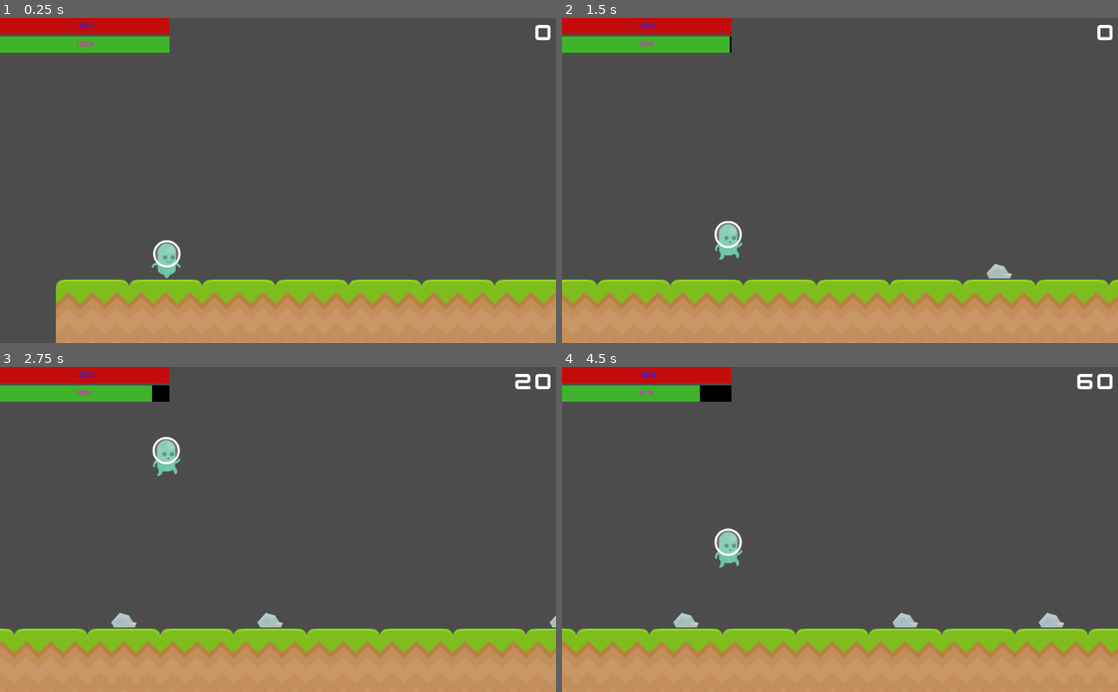
Above: before the commit, frames 1-4 (two rows, left to right).
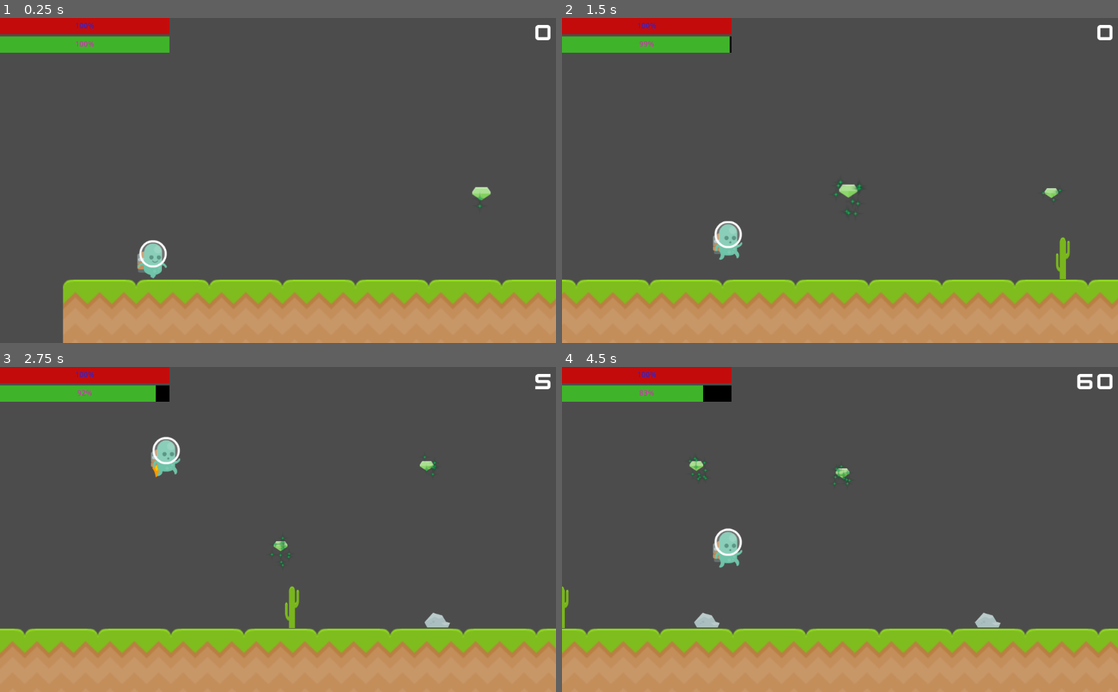
Above: after the commit, the same moments.

Repository: MarianoRamborger/Small
Game: Godot game, scene res://Scenes/Main.tscn
Two runs of this game, one before a commit and one after it. Both use one fixed random seed, a clock stepped at 60 frames per second and the inputs below.
Inputs:
- Up to frame 1 (0.25 s): no input
- Up to frame 2 (1.5 s): hold Keypad 0 (Jump) 0.53-1.28 s; tap Keypad 0 (Jump) at 1.35 s
- Up to frame 3 (2.75 s): tap Keypad 0 (Jump) at 1.52, 1.82 s; hold Keypad 0 (Jump) from 2.03 s (still down)
- Up to frame 4 (4.5 s): release Keypad 0 (Jump) at 2.78 s; tap Keypad 0 (Jump) at 2.85, 3.02, 3.32, 4.35 s; hold Keypad 0 (Jump) 3.53-4.28 s

The runs differ from the first frame. In frame 1, 3.0% of the frame differs, in the area x 10-100%, y 51-100%; in frame 2, 2.0%; in frame 3, 3.6%, in the area x 0-100%, y 2-89%; in frame 4, 3.6%.

Commit message:
basic setup

Diff:
--- /dev/null
+++ b/Prefabs/Enemies/Hazards/Cactus/Cactus.tscn
@@ -0,0 +1,23 @@
+[gd_scene load_steps=4 format=2]
+
+[ext_resource path="res://Prefabs/Enemies/Hazards/Cactus/cactus.png" type="Texture" id=1]
+[ext_resource path="res://Prefabs/Enemies/Hazards/Rock/Rock.tscn" type="PackedScene" id=2]
+
+[sub_resource type="RectangleShape2D" id=1]
+extents = Vector2( 14.2857, 480.714 )
+
+[node name="Area2D" instance=ExtResource( 2 )]
+points = 35
+
+[node name="Sprite" parent="." index="1"]
+position = Vector2( 0, -34.2857 )
+scale = Vector2( 1, 2 )
+texture = ExtResource( 1 )
+
+[node name="CollisionPolygon2D" parent="." index="2"]
+scale = Vector2( 0.852919, 1.03063 )
+polygon = PoolVector2Array( 10.0495, 33.2666, 10.0495, -16.6333, 20.099, -22.1778, 23.4489, -33.2666, 23.4489, -63.7611, 20.099, -66.5333, 16.7492, -66.5333, 13.3994, -63.7611, 13.3994, -36.0389, 10.0495, -36.0389, 10.0495, -63.7611, 6.69968, -74.85, 0, -74.85, -6.69968, -74.85, -10.0495, -66.5333, -10.0495, -19.4055, -13.3994, -19.4055, -13.3994, -30.4944, -16.7492, -33.2666, -20.099, -33.2666, -23.4489, -30.4944, -23.4489, 2.77222, -10.0495, 16.6333, -10.0495, 33.2666 )
+
+[node name="CollisionShape2D" parent="PointsArea" index="0"]
+position = Vector2( 40, -445.714 )
+shape = SubResource( 1 )
--- a/Prefabs/Enemies/Hazards/Rock/Rock.gd
+++ b/Prefabs/Enemies/Hazards/ImmobileHazard.gd
@@ -1,12 +1,13 @@
 extends Area2D
 
+export var points = 20
 
 func _on_Area2D_area_entered(area):
 	if area.name == "Player_Hitbox":
-		area.get_parent().hurt()
+		area.hurt()
 		$PointsArea.monitoring = false
 
 
 func _on_PointsArea_area_entered(area):
 	if area.name == "Player_Hitbox":
-		get_tree().call_group("GameManager", "score_up", 20  )
+		get_tree().call_group("GameManager", "score_up", points  )
--- a/Prefabs/Enemies/Hazards/Rock/Rock.tscn
+++ b/Prefabs/Enemies/Hazards/Rock/Rock.tscn
@@ -1,7 +1,7 @@
 [gd_scene load_steps=5 format=2]
 
 [ext_resource path="res://Prefabs/Enemies/Hazards/Rock/rock.png" type="Texture" id=1]
-[ext_resource path="res://Prefabs/Enemies/Hazards/Rock/Rock.gd" type="Script" id=2]
+[ext_resource path="res://Prefabs/Enemies/Hazards/ImmobileHazard.gd" type="Script" id=2]
 
 [sub_resource type="RectangleShape2D" id=2]
 extents = Vector2( 34.2857, 19.8571 )
--- /dev/null
+++ b/Prefabs/Items/Fuel/Fuel.gd
@@ -0,0 +1,15 @@
+extends Area2D
+
+
+func play_pickup_animation():
+	$AnimationPlayer.play("picked_up")
+
+func picked_up():
+	queue_free()
+
+
+func _on_Fuel_Small_area_entered(area):
+	if area.name == "Player_Hitbox":
+		area.update_fuel(15)
+		play_pickup_animation()
+		get_tree().call_group("GameManager", "score_up", 5)
--- /dev/null
+++ b/Prefabs/Items/Fuel/Fuel.tscn
@@ -0,0 +1,127 @@
+[gd_scene load_steps=9 format=2]
+
+[ext_resource path="res://Prefabs/Items/Fuel/gemGreen.png" type="Texture" id=1]
+[ext_resource path="res://Prefabs/Items/Fuel/star_04.png" type="Texture" id=2]
+[ext_resource path="res://Prefabs/Items/Fuel/Fuel.gd" type="Script" id=3]
+
+[sub_resource type="SpriteFrames" id=6]
+animations = [ {
+"frames": [ ExtResource( 1 ) ],
+"loop": true,
+"name": "default",
+"speed": 5.0
+} ]
+
+[sub_resource type="RectangleShape2D" id=1]
+extents = Vector2( 22, 15.5 )
+
+[sub_resource type="ParticlesMaterial" id=2]
+emission_shape = 1
+emission_sphere_radius = 300.0
+flag_disable_z = true
+gravity = Vector3( 0, 98, 0 )
+orbit_velocity = 0.0
+orbit_velocity_random = 0.0
+color = Color( 0.0862745, 0.85098, 0.396078, 1 )
+
+[sub_resource type="Animation" id=4]
+resource_name = "Default"
+length = 2.0
+tracks/0/type = "value"
+tracks/0/path = NodePath(".:position")
+tracks/0/interp = 1
+tracks/0/loop_wrap = true
+tracks/0/imported = false
+tracks/0/enabled = true
+tracks/0/keys = {
+"times": PoolRealArray( 0, 1, 2 ),
+"transitions": PoolRealArray( 1, 1, 1 ),
+"update": 0,
+"values": [ Vector2( 0, 0 ), Vector2( 0, -25 ), Vector2( 0, 0 ) ]
+}
+
+[sub_resource type="Animation" id=5]
+resource_name = "picked_up"
+length = 0.5
+tracks/0/type = "value"
+tracks/0/path = NodePath(".:position")
+tracks/0/interp = 1
+tracks/0/loop_wrap = true
+tracks/0/imported = false
+tracks/0/enabled = true
+tracks/0/keys = {
+"times": PoolRealArray( 0, 0.5 ),
+"transitions": PoolRealArray( 1, 1 ),
+"update": 0,
+"values": [ Vector2( 0, 0 ), Vector2( 0, -30 ) ]
+}
+tracks/1/type = "value"
+tracks/1/path = NodePath("Sprite:modulate")
+tracks/1/interp = 1
+tracks/1/loop_wrap = true
+tracks/1/imported = false
+tracks/1/enabled = true
+tracks/1/keys = {
+"times": PoolRealArray( 0, 0.5 ),
+"transitions": PoolRealArray( 1, 1 ),
+"update": 0,
+"values": [ Color( 1, 1, 1, 1 ), Color( 1, 1, 1, 0 ) ]
+}
+tracks/2/type = "value"
+tracks/2/path = NodePath("Particles2D:emitting")
+tracks/2/interp = 1
+tracks/2/loop_wrap = true
+tracks/2/imported = false
+tracks/2/enabled = true
+tracks/2/keys = {
+"times": PoolRealArray( 0, 0.5 ),
+"transitions": PoolRealArray( 1, 1 ),
+"update": 1,
+"values": [ true, false ]
+}
+tracks/3/type = "method"
+tracks/3/path = NodePath(".")
+tracks/3/interp = 1
+tracks/3/loop_wrap = true
+tracks/3/imported = false
+tracks/3/enabled = true
+tracks/3/keys = {
+"times": PoolRealArray( 0.5 ),
+"transitions": PoolRealArray( 1 ),
+"values": [ {
+"args": [  ],
+"method": "picked_up"
+} ]
+}
+
+[node name="Node2D" type="Node2D"]
+__meta__ = {
+"_editor_description_": "This needs to be parent, cause si es el area las animations de animationplayer resetean a la posicon global y te salen en cualquier lado"
+}
+
+[node name="Fuel (Small)" type="Area2D" parent="."]
+script = ExtResource( 3 )
+
+[node name="Sprite" type="AnimatedSprite" parent="Fuel (Small)"]
+scale = Vector2( 1.3, 1.3 )
+frames = SubResource( 6 )
+
+[node name="CollisionShape2D" type="CollisionShape2D" parent="Fuel (Small)"]
+position = Vector2( 0, -0.5 )
+shape = SubResource( 1 )
+
+[node name="Particles2D" type="Particles2D" parent="Fuel (Small)"]
+position = Vector2( 0, -1.00001 )
+scale = Vector2( 0.1, 0.1 )
+amount = 12
+lifetime = 3.0
+speed_scale = 2.0
+process_material = SubResource( 2 )
+texture = ExtResource( 2 )
+
+[node name="AnimationPlayer" type="AnimationPlayer" parent="Fuel (Small)"]
+autoplay = "Default"
+anims/Default = SubResource( 4 )
+anims/picked_up = SubResource( 5 )
+
+[connection signal="area_entered" from="Fuel (Small)" to="Fuel (Small)" method="_on_Fuel_Small_area_entered"]
--- a/Prefabs/Player/Player.tscn
+++ b/Prefabs/Player/Player.tscn
@@ -10,7 +10,11 @@
 [ext_resource path="res://Prefabs/Player/Sprites/walk/p1_walk03.png" type="Texture" id=8]
 [ext_resource path="res://Prefabs/Player/Sprites/walk/p1_walk06.png" type="Texture" id=9]
 [ext_resource path="res://Prefabs/Player/Sprites/p1_jump.png" type="Texture" id=10]
-[ext_resource path="res://Prefabs/Player/Player.gd" type="Script" id=11]
+[ext_resource path="res://Prefabs/Player/PlayerBody.gd" type="Script" id=11]
+[ext_resource path="res://Prefabs/Player/PlayerHitbox.gd" type="Script" id=12]
+[ext_resource path="res://Prefabs/Player/Sprites/jetpack/torch.png" type="Texture" id=13]
+[ext_resource path="res://Prefabs/Player/Sprites/jetpack/tochLit2.png" type="Texture" id=14]
+[ext_resource path="res://Prefabs/Player/Sprites/jetpack/tochLit.png" type="Texture" id=15]
 
 [sub_resource type="SpriteFrames" id=1]
 animations = [ {
@@ -19,14 +23,27 @@
 "name": "default",
 "speed": 5.0
 }, {
+"frames": [ ExtResource( 10 ) ],
+"loop": true,
+"name": "jump",
+"speed": 5.0
+}, {
 "frames": [ ExtResource( 2 ), ExtResource( 7 ), ExtResource( 8 ), ExtResource( 3 ), ExtResource( 6 ), ExtResource( 9 ), ExtResource( 4 ), ExtResource( 5 ) ],
 "loop": true,
 "name": "run",
 "speed": 30.0
+} ]
+
+[sub_resource type="SpriteFrames" id=4]
+animations = [ {
+"frames": [ ExtResource( 15 ), ExtResource( 14 ) ],
+"loop": true,
+"name": "on",
+"speed": 10.0
 }, {
-"frames": [ ExtResource( 10 ) ],
+"frames": [ ExtResource( 13 ) ],
 "loop": true,
-"name": "jump",
+"name": "off",
 "speed": 5.0
 } ]
 
@@ -46,7 +63,16 @@
 animation = "jump"
 playing = true
 
+[node name="Jetpack" type="AnimatedSprite" parent="AnimatedSprite"]
+show_behind_parent = true
+position = Vector2( -23, 16 )
+frames = SubResource( 4 )
+animation = "off"
+playing = true
+flip_v = true
+
 [node name="CollisionShape2D" type="CollisionShape2D" parent="."]
+visible = false
 shape = SubResource( 2 )
 
 [node name="Camera2D" type="Camera2D" parent="."]
@@ -60,6 +86,8 @@
 drag_margin_top = 1.0
 
 [node name="Player_Hitbox" type="Area2D" parent="."]
+script = ExtResource( 12 )
 
 [node name="CollisionShape2D" type="CollisionShape2D" parent="Player_Hitbox"]
+visible = false
 shape = SubResource( 3 )
--- a/Prefabs/Player/Player.gd
+++ b/Prefabs/Player/PlayerBody.gd
@@ -1,6 +1,6 @@
 extends KinematicBody2D
 
-export var SPEED = 300
+export var SPEED = 200
 export var GRAVITY = 20
 const WORLD_LIMIT = 10000 #BAJAR
 const UP = Vector2(0,-1)
@@ -53,8 +53,8 @@
 func on_floor_collision():
 	if is_on_floor():
 		jump_stamina = max_jump_stamina
-#		jetpack_stamina = max_jetpack_stamina
 		falling = false
+		$AnimatedSprite/Jetpack.play('off')
 
 func enforce_max_height():
 	if position.y < -500:
@@ -65,6 +65,7 @@
 	if Input.is_action_just_released("Jump"):
 		falling = true
 		jump_stamina = 0
+		$AnimatedSprite/Jetpack.play('off')
 
 	elif Input.is_action_pressed("Jump") and jump_stamina > 0:
 		position.y -= 5
@@ -73,12 +74,11 @@
 		jumping = true
 		$AnimatedSprite.play('jump')
 
+
 	elif Input.is_action_pressed("Jump") and jetpack_stamina > 0 and falling:
 		position.y -= 5
 		motion.y -=  21
 		jetpack_stamina -= 1
 		jumping = true
 		$AnimatedSprite.play('jump')
-
-func hurt():
-		hp -= 25
+		$AnimatedSprite/Jetpack.play('on')
--- /dev/null
+++ b/Prefabs/Player/PlayerHitbox.gd
@@ -0,0 +1,14 @@
+extends Area2D
+
+onready var parent = get_parent()
+
+
+func hurt(dmg = 25):
+		parent.hp -= dmg
+
+func update_fuel(fuel = 25):
+		parent.jetpack_stamina += fuel
+		if  parent.jetpack_stamina > parent.max_jetpack_stamina:
+				parent.jetpack_stamina = parent.max_jetpack_stamina
+		elif parent.jetpack_stamina < 0:
+			parent.jetpack_stamina = 0
--- /dev/null
+++ b/Scenes/Builders And Factories/HazardsFactory.gd
@@ -0,0 +1,44 @@
+extends Node2D
+
+var rock = load("res://Prefabs/Enemies/Hazards/Rock/Rock.tscn")
+var rng = RandomNumberGenerator.new()
+
+var ground_hazards = {
+	rock = {
+		prefab = load("res://Prefabs/Enemies/Hazards/Rock/Rock.tscn"),
+		posX = 0, posY = 48
+	},
+	cactus = {
+		prefab = load("res://Prefabs/Enemies/Hazards/Cactus/Cactus.tscn"),
+		posX = 0, posY = 48
+	}
+}
+
+
+
+
+
+var tiles_since_last_hazard = 0
+
+func _ready():
+	rng.randomize()
+
+
+func spawn(newTile, type = "Ground"):
+	if tiles_since_last_hazard > 0 :
+		var maybeHazard = rng.randi_range(
+			1 + tiles_since_last_hazard, 25)
+		if maybeHazard > 10:
+			tiles_since_last_hazard = 0
+			var newHazard
+			var newHazardInstance
+			if type == "Ground":
+				newHazard = ground_hazards[ground_hazards.keys()[rng.randi_range(0,len(ground_hazards) - 1)]]
+				newHazardInstance = newHazard.prefab.instance()
+			else :
+				newHazardInstance = rock.instance()
+			newTile.add_child(newHazardInstance)
+			newHazardInstance.position.y -=  newHazard.posY
+			newHazardInstance.position.x += rng.randi_range(-15,15)
+	else:
+		tiles_since_last_hazard += 1
--- /dev/null
+++ b/Scenes/Builders And Factories/ItemsFactory.gd
@@ -0,0 +1,28 @@
+extends Node2D
+
+
+var fuel = load("res://Prefabs/Items/Fuel/Fuel.tscn")
+
+
+var rng = RandomNumberGenerator.new()
+
+var tiles_since_last_item = 0
+
+func _ready():
+	rng.randomize()
+
+
+func spawn(newTile, type = "Air"):
+
+	if tiles_since_last_item > 0 :
+		var maybeItem = rng.randi_range(
+			1 + tiles_since_last_item, 25)
+		if maybeItem > 10:
+			tiles_since_last_item = 0
+			var newItem = fuel.instance()
+			newTile.add_child(newItem)
+			newItem.position.y = rng.randi_range(-100,-225)
+			newItem.scale.x = 0.3
+			newItem.scale.y = 0.3
+	else:
+		tiles_since_last_item += 1
--- a/Scenes/TerrainHandler.gd
+++ b/Scenes/Builders And Factories/WorldBuilder.gd
@@ -4,13 +4,14 @@
 # El visibilizador tendria que arrancar dentro de pantalla.
 # Then, al salir, deja de crear.
 # Al re-entrar, vuelve a crear so no problem.
-
-
+onready var Hazards_factory = $Factories/HazardsFactory
+onready var Items_factory = $Factories/ItemsFactory
+var Spawners
 export var create_at_X = 1225 #First tile shall be created here
 export var tile_lenght = 175
 var canCreate = true
 var tile = load("res://Prefabs/Floors/Basic/BasicFloor.tscn")
-var rock = load("res://Prefabs/Enemies/Hazards/Rock/Rock.tscn")
+
 var rng = RandomNumberGenerator.new()
 
 var wasLastRock = false
@@ -18,7 +19,7 @@
 func _ready():
 	pass # Replace with function body.
 	rng.randomize()
-
+	Spawners = [Hazards_factory, Items_factory] #Add enemies later
 
 func _physics_process(delta):
 	if canCreate:
@@ -31,19 +32,18 @@
 	canCreate = true
 
 
+
 func create_terrain():
+
 	var newTile = tile.instance()
 	newTile.position = Vector2(create_at_X,0)
 	get_parent().add_child(newTile)
-	if !wasLastRock :
-		var maybeRock = rng.randi_range(1, 20)
-		if maybeRock > 10:
-			wasLastRock = true
-			var newRock = rock.instance()
-			newTile.add_child(newRock)
-			newRock.position.y -=  48
-	else:
-		wasLastRock = false
+
+	# SWITCH THIS TO RNG
+	# Spawn at ground
+	Spawners[0].spawn(newTile, "Ground")
+	# Spawn on air
+	Spawners[1].spawn(newTile, "Air")
 
 	create_at_X += tile_lenght
 	position.x += tile_lenght
--- a/Scenes/Main.tscn
+++ b/Scenes/Main.tscn
@@ -1,11 +1,14 @@
-[gd_scene load_steps=8 format=2]
+[gd_scene load_steps=11 format=2]
 
 [ext_resource path="res://Prefabs/Floors/Basic/BasicFloor.tscn" type="PackedScene" id=1]
 [ext_resource path="res://Prefabs/Player/Player.tscn" type="PackedScene" id=2]
-[ext_resource path="res://Scenes/TerrainHandler.gd" type="Script" id=3]
-[ext_resource path="res://Scenes/EraserArea.gd" type="Script" id=4]
+[ext_resource path="res://Scenes/Builders And Factories/WorldBuilder.gd" type="Script" id=3]
+[ext_resource path="res://Scenes/Builders And Factories/EraserArea.gd" type="Script" id=4]
 [ext_resource path="res://Prefabs/UI/GameUI/GameUI.tscn" type="PackedScene" id=5]
-[ext_resource path="res://Scenes/GameManager.gd" type="Script" id=6]
+[ext_resource path="res://Scenes/Builders And Factories/GameManager.gd" type="Script" id=6]
+[ext_resource path="res://Prefabs/Items/Fuel/Fuel.tscn" type="PackedScene" id=7]
+[ext_resource path="res://Scenes/Builders And Factories/HazardsFactory.gd" type="Script" id=8]
+[ext_resource path="res://Scenes/Builders And Factories/ItemsFactory.gd" type="Script" id=9]
 
 [sub_resource type="RectangleShape2D" id=1]
 extents = Vector2( 358, 1431.5 )
@@ -39,12 +42,20 @@
 [node name="Player" parent="Player" instance=ExtResource( 2 )]
 position = Vector2( 27, -141 )
 
-[node name="TerrainHandler" type="Node2D" parent="."]
+[node name="WorldBuilder" type="Node2D" parent="."]
 script = ExtResource( 3 )
 
-[node name="VisibilityNotifier2D" type="VisibilityNotifier2D" parent="TerrainHandler"]
+[node name="VisibilityNotifier2D" type="VisibilityNotifier2D" parent="WorldBuilder"]
 position = Vector2( 1051, -1337 )
 scale = Vector2( 8.7, 142.4 )
+
+[node name="Factories" type="Node2D" parent="WorldBuilder"]
+
+[node name="HazardsFactory" type="Node2D" parent="WorldBuilder/Factories"]
+script = ExtResource( 8 )
+
+[node name="ItemsFactory" type="Node2D" parent="WorldBuilder/Factories"]
+script = ExtResource( 9 )
 
 [node name="TerrainEraser" type="Node2D" parent="."]
 
@@ -62,7 +73,12 @@
 [node name="GameManager" type="Node2D" parent="." groups=["GameManager"]]
 script = ExtResource( 6 )
 
-[connection signal="screen_entered" from="TerrainHandler/VisibilityNotifier2D" to="TerrainHandler" method="_on_VisibilityNotifier2D_screen_entered"]
-[connection signal="screen_exited" from="TerrainHandler/VisibilityNotifier2D" to="TerrainHandler" method="_on_VisibilityNotifier2D_screen_exited"]
+[node name="Items" type="Node2D" parent="."]
+
+[node name="Fuel (Small)" parent="Items" instance=ExtResource( 7 )]
+position = Vector2( 914, -287 )
+
+[connection signal="screen_entered" from="WorldBuilder/VisibilityNotifier2D" to="WorldBuilder" method="_on_VisibilityNotifier2D_screen_entered"]
+[connection signal="screen_exited" from="WorldBuilder/VisibilityNotifier2D" to="WorldBuilder" method="_on_VisibilityNotifier2D_screen_exited"]
 [connection signal="area_entered" from="TerrainEraser/EraserArea" to="TerrainEraser/EraserArea" method="_on_EraserArea_area_entered"]
 [connection signal="body_entered" from="TerrainEraser/EraserArea" to="TerrainEraser/EraserArea" method="_on_EraserArea_body_entered"]
Not shown, added: .mono/metadata/ide_messaging_meta.txt
Binary file added: Prefabs/Enemies/Hazards/Cactus/cactus.png
Not shown, added: Prefabs/Enemies/Hazards/Cactus/cactus.png.import
Binary file added: Prefabs/Items/Fuel/gemGreen.png
Not shown, added: Prefabs/Items/Fuel/gemGreen.png.import
Binary file added: Prefabs/Items/Fuel/star_04.png
Not shown, added: Prefabs/Items/Fuel/star_04.png.import
Not shown: 1 places in Prefabs/Player/Player.tscn that only renumber resources
Binary file added: Prefabs/Player/Sprites/jetpack/tochLit.png
Not shown, added: Prefabs/Player/Sprites/jetpack/tochLit.png.import
Binary file added: Prefabs/Player/Sprites/jetpack/tochLit2.png
Not shown, added: Prefabs/Player/Sprites/jetpack/tochLit2.png.import
(and 4 more such lines)
